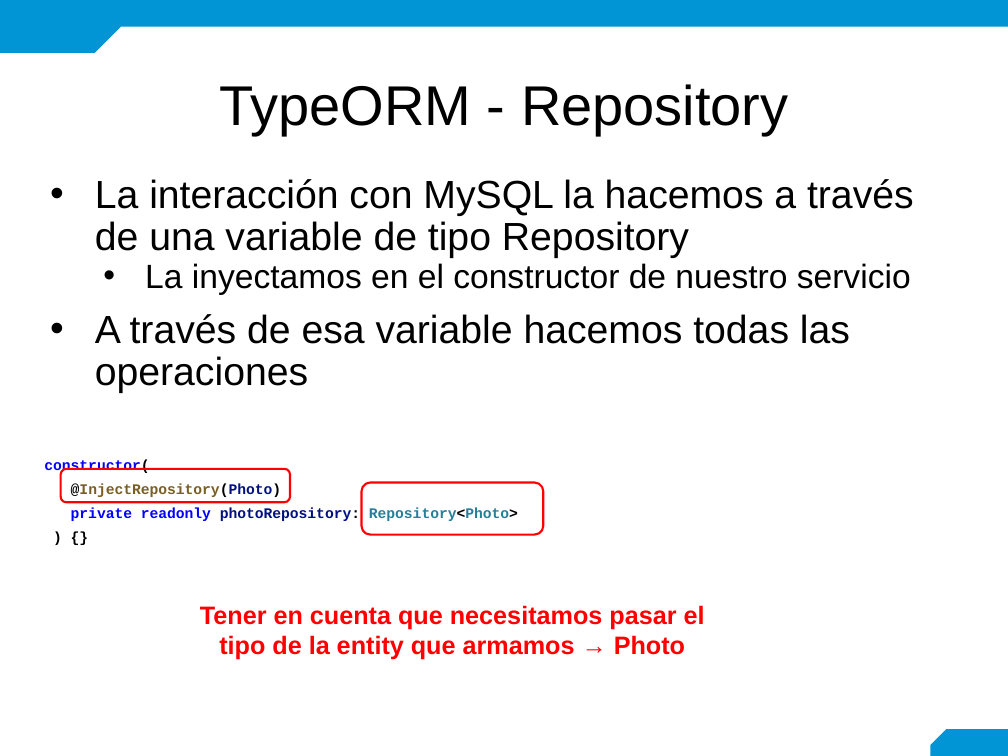
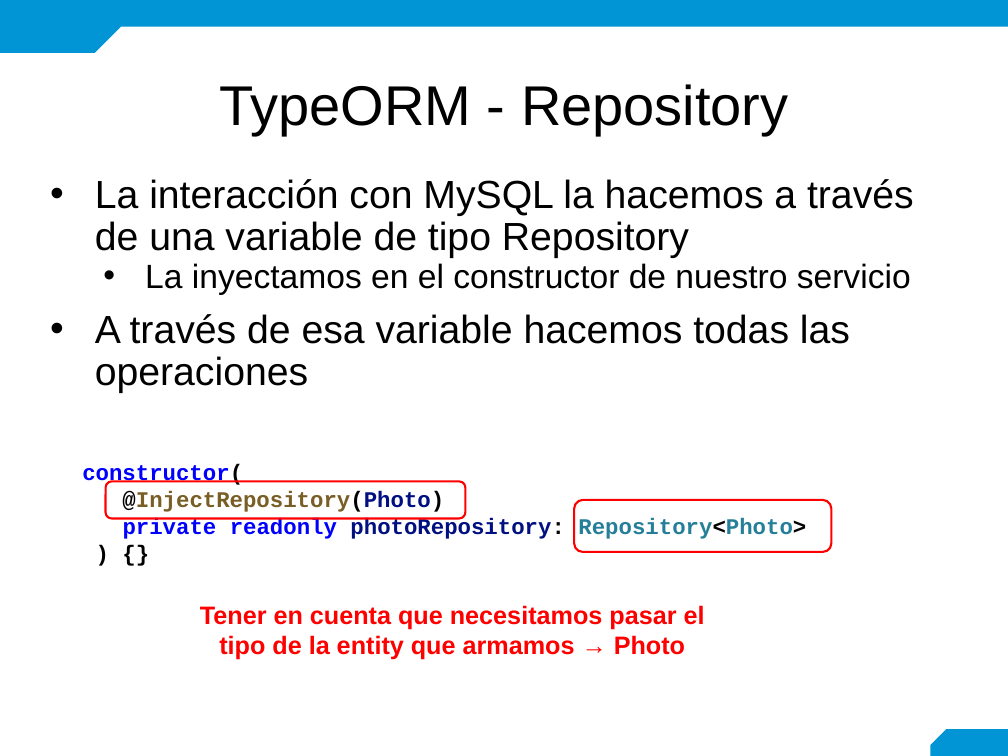
Before and after one commit to mariela21180/concesionaria, a slide deck: slide 16 of modulo6/6.1.1/- Teoria/6.1.1. Conexión API-DB.pptx. Drawn at 1008x756 pixels with LibreOffice and Linux fonts; fonts in the diff are those of the drawing; background and template pictures are left out. Boxes give left, top, right and bottom in pixels: in the first picture for what was removed or moved away, otherwise in the second. Text is boxed around its words. In the diff, an @@ line names an element or a change of style, - is before the commit and + after.

```diff
--- a/modulo6/6.1.1/- Teoria/6.1.1. Conexión API-DB.pptx
+++ b/modulo6/6.1.1/- Teoria/6.1.1. Conexión API-DB.pptx
@@ text "constructor(": place and size @@
-text "constructor(" at box(44, 460, 518, 521)
+text "constructor(" at box(82, 464, 806, 539)
@@ text "constructor(" at box(82, 464, 806, 539): size 10.5 to 16 pt; line spacing 1.36 to 1 @@
@@ rounded rectangle: place and size @@
-rounded rectangle at box(60, 469, 290, 502)
+rounded rectangle at box(106, 482, 466, 519)
@@ rounded rectangle: place and size @@
-rounded rectangle at box(362, 483, 543, 535)
+rounded rectangle at box(575, 500, 832, 552)
```
Also in this commit, not shown: 12 other slides changed.
